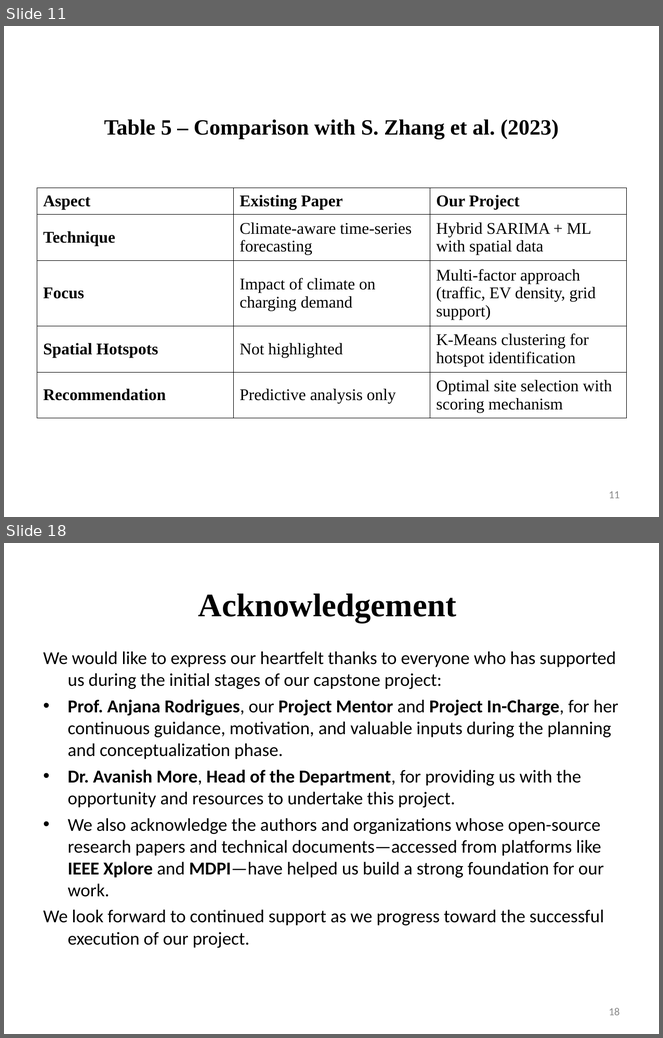
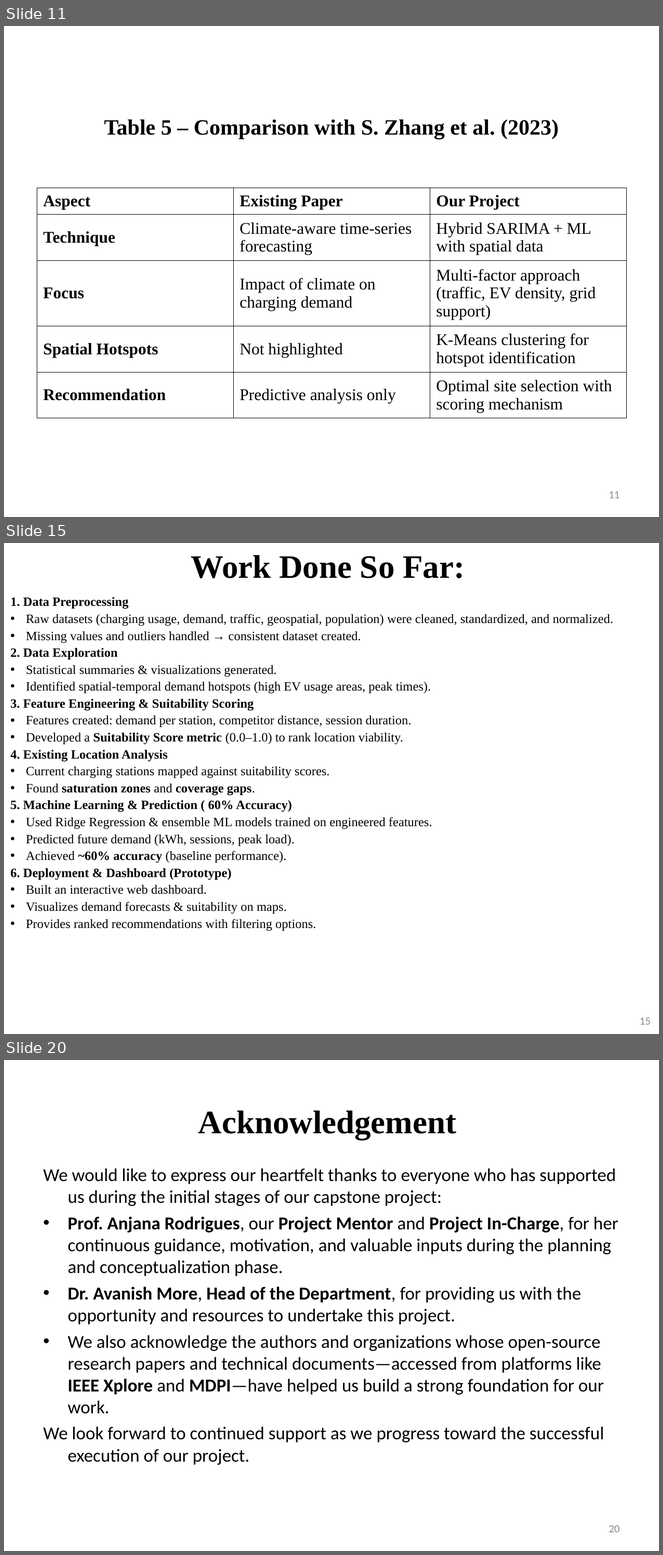
Before and after one commit to TirthDhandhukia30/EVision, a slide deck: Models/Topic 1- EVision.ppt. Shown one above the other, each under a label of ours: slides 11 and 18 before the commit, slides 11, 15 and 20 after it; the slides between them are not shown. The pictures are 663x1038 and 663x1555 pixels, drawn with LibreOffice and Linux fonts; fonts in the diff are those of the drawing. Boxes give left, top, right and bottom in pixels: in the first picture for what was removed or moved away, otherwise in the second. Text is boxed around its words. In the diff, an @@ line names an element or a change of style, - is before the commit and + after.

```diff
--- a/Models/Topic 1- EVision.ppt
+++ b/Models/Topic 1- EVision.ppt
@@ slide 15 added at (4, 543, 659, 1034), background #FFFFFF at 50% opacity @@
@@ title added at (191, 555, 465, 578), 36 pt, text #000000, bold @@
+Work Done So Far:
@@ text added at (10, 597, 613, 931), 14 pt, text #000000 @@
+1. Data Preprocessing
+• Raw datasets (charging usage, demand, traffic, geospatial, population) were cleaned, standardized, and normalized.
+• Missing values and outliers handled → consistent dataset created.
+2. Data Exploration
+• Statistical summaries & visualizations generated.
+• Identified spatial-temporal demand hotspots (high EV usage areas, peak times).
+3. Feature Engineering & Suitability Scoring
+• Features created: demand per station, competitor distance, session duration.
+• Developed a Suitability Score metric (0.0–1.0) to rank location viability.
+4. Existing Location Analysis
+• Current charging stations mapped against suitability scores.
+• Found saturation zones and coverage gaps.
+5. Machine Learning & Prediction ( 60% Accuracy)
+• Used Ridge Regression & ensemble ML models trained on engineered features.
+• Predicted future demand (kWh, sessions, peak load).
+• Achieved ~60% accuracy (baseline performance).
+6. Deployment & Dashboard (Prototype)
+• Built an interactive web dashboard.
+• Visualizes demand forecasts & suitability on maps.
+• Provides ranked recommendations with filtering options.
@@ page number added at (640, 1018, 651, 1025), 12 pt, text #898989 @@
+15
@@ what was slide 18 is now slide 20 @@
@@ page number at (609, 1525, 620, 1533): text changed @@
-18
+20
```
Also in this commit, not shown: 7 slides changed, 5 other slides added, 3 slides removed, 29 other files.
